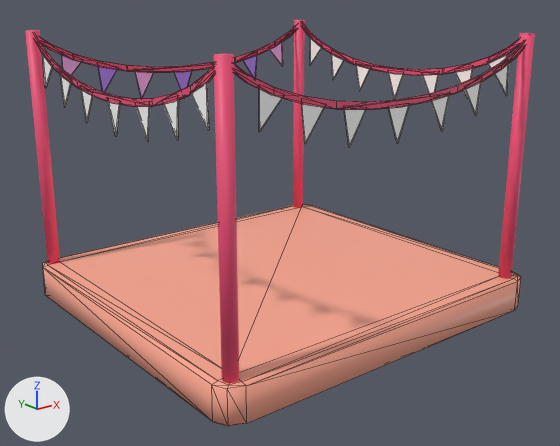
Two versions of the glTF model SilnikZTGK/CookingStation/Assets/models/wystroj/event.gltf, one commit apart.
The view is the same before and after, from a 50 mm lens placed at (-21.3, -26.9, 12.9), pointed at (-0.4, -0.8, 2.4). Every picture has the same lights, and +X, +Y and +Z are marked at lower left. The first picture is the older version. Mesh edges are drawn as thin lines on the coarser meshes.
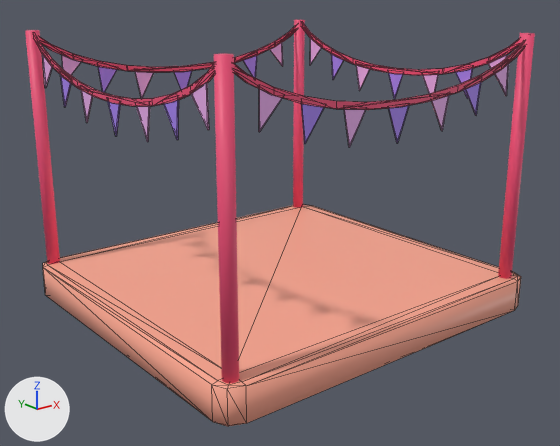
The newer file is also turned or shifted as a whole; pictures and numbers use the older file's frame.

What differs and where, as boxes (x1, y1, x2, y2) in the pictures (560 x 446 px):
'Plane.014', recoloured
    both: (344, 95, 449, 147)
'Plane.013', recoloured
    both: (301, 82, 481, 144)
'Plane.012', recoloured
    both: (259, 64, 509, 132)
'Plane.001', recoloured
    both: (42, 54, 209, 130)
'Plane.002', recoloured
    both: (60, 75, 179, 140)
'Plane.003', recoloured
    both: (81, 90, 150, 142)
'Plane.015', recoloured (white to purple)
    both: (388, 105, 409, 143)
'Plane.006', recoloured (white to pink)
    both: (356, 65, 439, 94)
'Plane.007', recoloured
    both: (331, 54, 473, 98)
'Plane.016', recoloured
    both: (310, 38, 507, 68)
'Plane.004', recoloured (white to purple)
    both: (107, 101, 121, 136)
'Plane.005', recoloured (white to purple)
    both: (388, 73, 403, 99)

Patch to the scene script:
```diff
--- a/SilnikZTGK/CookingStation/Assets/models/wystroj/event.gltf.py
+++ b/SilnikZTGK/CookingStation/Assets/models/wystroj/event.gltf.py
@@ me_plane_016 @@
 me_plane_016.from_pydata(...)  # 12 vertices, 16 faces; spans x -6.61..6.22, y -7.53..-7.48, z 8.31..9.8
-me_plane_016.materials.append(mat_material_002)  # white #ffffff
+me_plane_016.materials.append(mat_material_001)  # picture img_palette
@@ me_plane_017 @@
 me_plane_017.from_pydata(...)  # 12 vertices, 16 faces; spans x -4.88..4.49, y -7.53..-7.48, z 7.7..9.2
-me_plane_017.materials.append(mat_material_002)  # white #ffffff
+me_plane_017.materials.append(mat_material_001)  # picture img_palette
@@ me_plane_018 @@
 me_plane_018.from_pydata(...)  # 12 vertices, 16 faces; spans x -2.98..2.58, y -7.53..-7.48, z 7.31..8.79
-me_plane_018.materials.append(mat_material_002)  # white #ffffff
+me_plane_018.materials.append(mat_material_001)  # picture img_palette
@@ me_plane_019 @@
 me_plane_019.from_pydata(...)  # 6 vertices, 8 faces; spans x -0.779..0.319, y -7.532..-7.482, z 7.144..8.558
-me_plane_019.materials.append(mat_material_002)  # white #ffffff
+me_plane_019.materials.append(mat_material_001)  # picture img_palette
@@ me_plane_020 @@
 me_plane_020.from_pydata(...)  # 12 vertices, 16 faces; spans x -7.91..-7.86, y -6.54..6.29, z 8.39..9.88
-me_plane_020.materials.append(mat_material_003)  # white #ffffff
+me_plane_020.materials.append(mat_material_001)  # picture img_palette
@@ me_plane_021 @@
 me_plane_021.from_pydata(...)  # 12 vertices, 16 faces; spans x -7.91..-7.86, y -4.81..4.56, z 7.77..9.28
-me_plane_021.materials.append(mat_material_003)  # white #ffffff
+me_plane_021.materials.append(mat_material_001)  # picture img_palette
@@ me_plane_022 @@
 me_plane_022.from_pydata(...)  # 12 vertices, 16 faces; spans x -7.91..-7.86, y -2.91..2.65, z 7.39..8.87
-me_plane_022.materials.append(mat_material_003)  # white #ffffff
+me_plane_022.materials.append(mat_material_001)  # picture img_palette
@@ me_plane_023 @@
 me_plane_023.from_pydata(...)  # 6 vertices, 8 faces; spans x -7.913..-7.863, y -0.708..0.39, z 7.222..8.636
-me_plane_023.materials.append(mat_material_003)  # white #ffffff
+me_plane_023.materials.append(mat_material_001)  # picture img_palette
@@ me_plane_024 @@
 me_plane_024.from_pydata(...)  # 6 vertices, 8 faces; spans x 7.378..7.428, y -0.708..0.39, z 7.222..8.636
-me_plane_024.materials.append(mat_material_004)  # white #ffffff
+me_plane_024.materials.append(mat_material_001)  # picture img_palette
@@ me_plane_025 @@
 me_plane_025.from_pydata(...)  # 12 vertices, 16 faces; spans x 7.38..7.43, y -2.91..2.65, z 7.39..8.87
-me_plane_025.materials.append(mat_material_004)  # white #ffffff
+me_plane_025.materials.append(mat_material_001)  # picture img_palette
@@ me_plane_026 @@
 me_plane_026.from_pydata(...)  # 12 vertices, 16 faces; spans x 7.38..7.43, y -4.81..4.56, z 7.77..9.28
-me_plane_026.materials.append(mat_material_004)  # white #ffffff
+me_plane_026.materials.append(mat_material_001)  # picture img_palette
@@ me_plane_027 @@
 me_plane_027.from_pydata(...)  # 12 vertices, 16 faces; spans x 7.38..7.43, y -6.54..6.29, z 8.39..9.88
-me_plane_027.materials.append(mat_material_004)  # white #ffffff
+me_plane_027.materials.append(mat_material_001)  # picture img_palette
```
